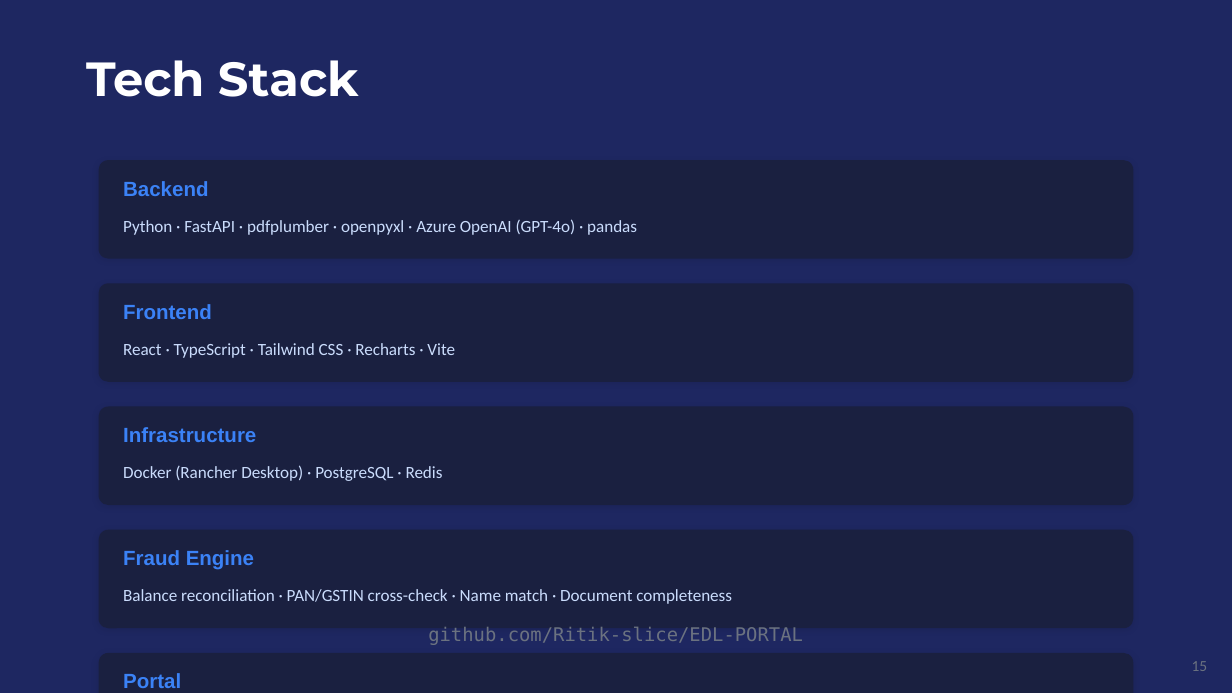
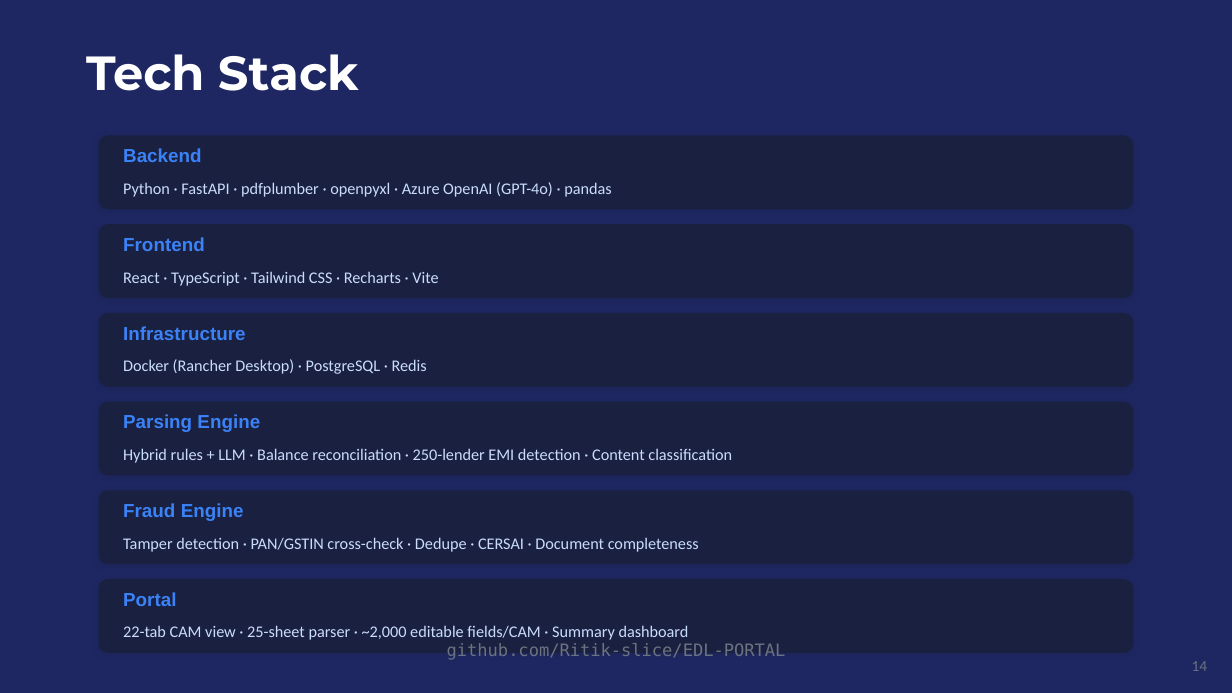
Before and after one commit to Ritik-slice/EDL-PORTAL, a slide deck: slide 14 of presentation/Slice3.0_EDL_Copilot.pptx (slide 15 before the commit). Drawn at 1232x693 pixels with LibreOffice and Linux fonts; fonts in the diff are those of the drawing. Boxes give left, top, right and bottom in pixels: in the first picture for what was removed or moved away, otherwise in the second. Text is boxed around its words. In the diff, an @@ line names an element or a change of style, - is before the commit and + after.

```diff
--- a/presentation/Slice3.0_EDL_Copilot.pptx
+++ b/presentation/Slice3.0_EDL_Copilot.pptx
@@ text "Tech Stack": place and size @@
-text "Tech Stack" at (86,60,359,97)
+text "Tech Stack" at (86,54,359,91)
@@ rounded rectangle: place and size @@
-rounded rectangle at (99,160,1133,259)
+rounded rectangle at (99,136,1133,209)
@@ text "Backend": place and size @@
-text "Backend" at (123,181,208,196)
+text "Backend" at (123,148,202,162)
@@ text "Python · FastAPI · pdfplumber ...": place and size @@
-text "Python · FastAPI · pdfplumber ..." at (123,219,637,235)
+text "Python · FastAPI · pdfplumber ..." at (123,182,611,197)
@@ proportions changed in 5 elements at (99,313,1133,387), (99,402,1133,476), (99,136,1133,209), (99,579,1133,653), (99,224,1133,298) @@
@@ rounded rectangle: place and size @@
-rounded rectangle at (99,653,1133,693)
+rounded rectangle at (99,224,1133,298)
@@ text "Frontend": place and size @@
-text "Frontend" at (123,304,212,319)
+text "Frontend" at (123,237,205,251)
@@ text "React · TypeScript · Tailwind ...": place and size @@
-text "React · TypeScript · Tailwind ..." at (123,343,455,358)
+text "React · TypeScript · Tailwind ..." at (123,271,438,286)
@@ rounded rectangle: place and size @@
-rounded rectangle at (99,283,1133,382)
+rounded rectangle at (99,313,1133,387)
@@ size 12 to 11 pt in 5 elements at (123,148,202,162), (123,503,244,521), (123,237,205,251), (123,592,176,606), (123,326,246,340) @@
@@ text "Infrastructure": place and size @@
-text "Infrastructure" at (123,427,256,442)
+text "Infrastructure" at (123,326,246,340)
@@ size 10 to 9.5 pt in 3 elements at (123,182,611,197), (123,271,438,286), (123,359,427,374) @@
@@ text "Docker (Rancher Desktop) · PostgreSQL ...": place and size @@
-text "Docker (Rancher Desktop) · PostgreSQL ..." at (123,465,443,481)
+text "Docker (Rancher Desktop) · PostgreSQL ..." at (123,359,427,374)
@@ rounded rectangle: place and size @@
-rounded rectangle at (99,407,1133,505)
+rounded rectangle at (99,402,1133,476)
@@ text added at (123,414,260,432), 11 pt, text #3B82F6, bold @@
+Parsing Engine
@@ text added at (123,448,732,463), 9.5 pt, text #CADCFC @@
+Hybrid rules + LLM · Balance reconciliation · 250-lender EMI detection · Content classification
@@ rounded rectangle added at (99,490,1133,564), fill #1A2040 @@
@@ text "Fraud Engine": place and size @@
-text "Fraud Engine" at (123,550,254,570)
+text "Fraud Engine" at (123,503,244,521)
@@ text at (123,537,699,552): text changed; size 10 to 9.5 pt @@
-Balance reconciliation · PAN/GSTIN cross-check · Name match · Document completeness
+Tamper detection · PAN/GSTIN cross-check · Dedupe · CERSAI · Document completeness
@@ rounded rectangle: place and size @@
-rounded rectangle at (99,530,1133,628)
+rounded rectangle at (99,579,1133,653)
@@ text "Portal": place and size @@
-text "Portal" at (123,673,181,688)
+text "Portal" at (123,592,176,606)
@@ text added at (123,625,689,640), 9.5 pt, text #CADCFC @@
+22-tab CAM view · 25-sheet parser · ~2,000 editable fields/CAM · Summary dashboard
@@ text "github.com/Ritik-slice/EDL-PORTAL": place and size @@
-text "github.com/Ritik-slice/EDL-PORTAL" at (428,627,803,645)
+text "github.com/Ritik-slice/EDL-PORTAL" at (447,643,786,660)
@@ text "github.com/Ritik-slice/EDL-PORTAL" at (447,643,786,660): size 11 to 10 pt @@
@@ text at (1192,661,1208,671): text changed @@
-15
+14
```
Also in this commit, not shown: 4 other slides changed, 10 slides added, 10 slides removed, 1 other file.
